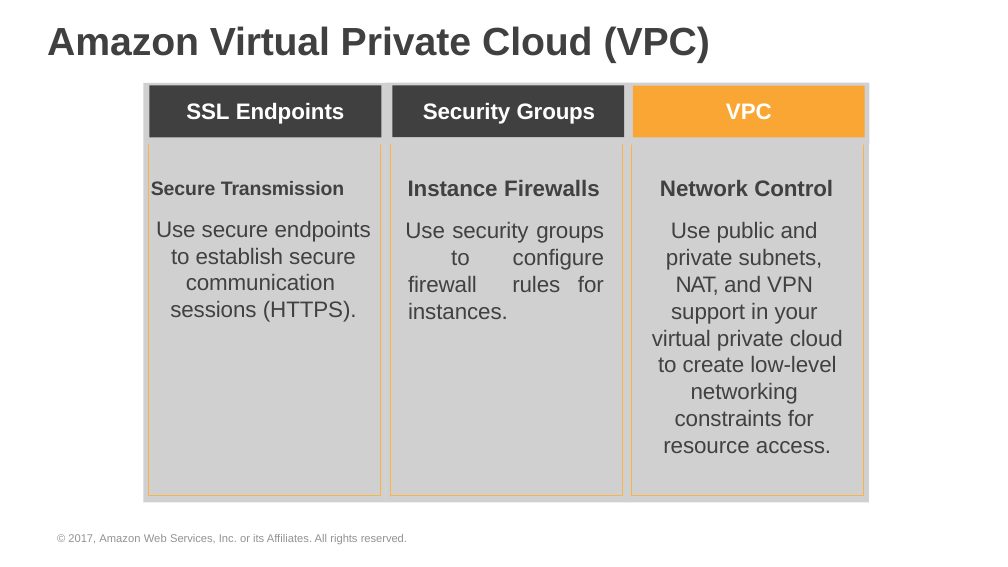
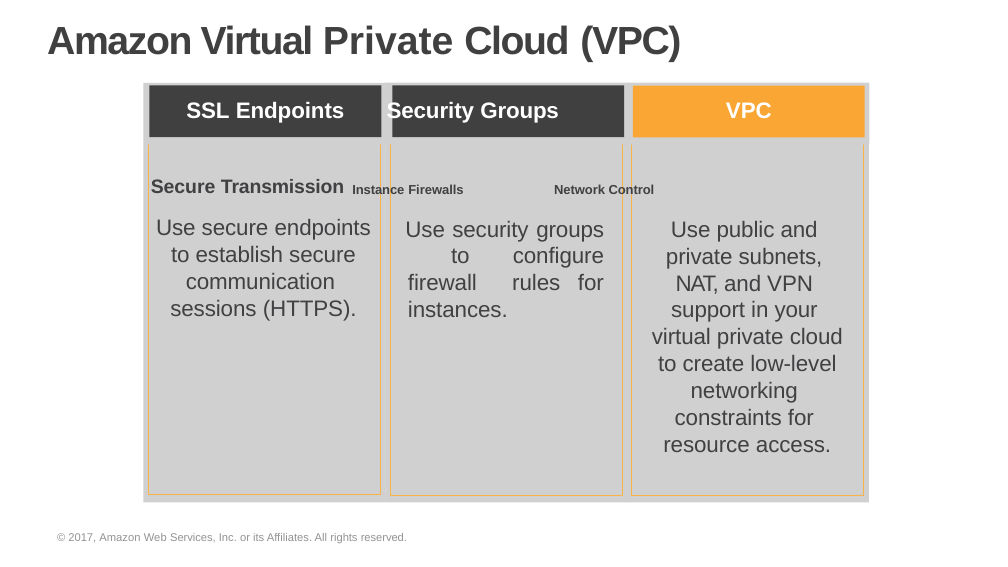
Before and after one commit to prkatta/dotraining, a slide deck: slide 68 of Session-17/AWS/AWS_Fundamentals.pptx. Drawn at 1008x567 pixels with LibreOffice and Linux fonts; fonts in the diff are those of the drawing; grey boxes stand for pictures; background and template pictures are left out. Boxes give left, top, right and bottom in pixels: in the first picture for what was removed or moved away, otherwise in the second. Text is boxed around its words. In the diff, an @@ line names an element or a change of style, - is before the commit and + after.

```diff
--- a/Session-17/AWS/AWS_Fundamentals.pptx
+++ b/Session-17/AWS/AWS_Fundamentals.pptx
@@ title "Amazon Virtual Private Cloud (VPC)" at (47, 25, 681, 62): letter spacing -0.1 to -1 pt in "Amazon Virtual Cloud (VPC)"; indent changed @@
@@ freeform shape removed at (148, 86, 380, 495) @@
@@ rectangle added at (148, 86, 380, 495), outline #FAB346 0.72 pt @@
@@ freeform shape removed at (391, 86, 623, 495) @@
@@ rectangle added at (391, 86, 623, 495), outline #FAB346 0.72 pt @@
@@ freeform shape removed at (392, 86, 624, 137) @@
@@ rectangle added at (392, 86, 624, 137), fill #404040 @@
@@ freeform shape removed at (632, 86, 864, 495) @@
@@ rectangle added at (632, 86, 864, 495), outline #FAB346 0.72 pt @@
@@ text "SSL Endpoints Security Groups" at (186, 100, 559, 123): indent changed @@
@@ text "Secure Transmission Instance Firewalls Network ..." rewrapped from (151, 180, 833, 196) to (151, 179, 654, 197) @@
@@ text "Use security groups to configure ..." at (405, 221, 604, 317): indent changed @@
```
Also in this commit, not shown: 124 other slides changed, 5 slides removed, 1 other file.
